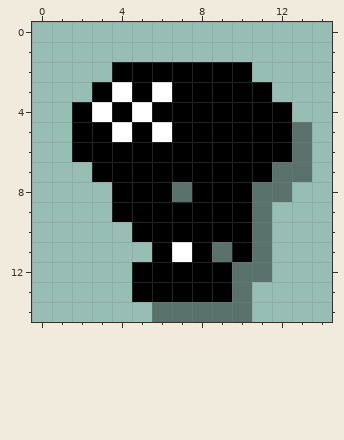
Pixel-art sprite -- Assets/Menu/ButtonJungle.png. Above: the version before the commit.
The file is 30x30 pixels, drawn in blocks of 2x2; one block is one cell here.
And afterwards:
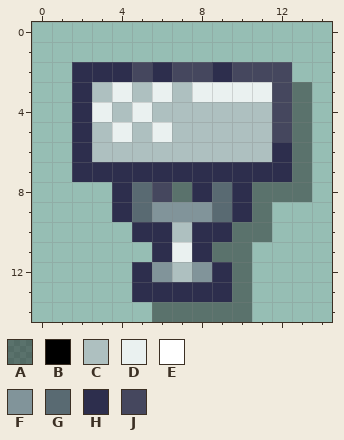
Palette (. is transparent): A #00000066  B #000000  C #aec0c0  D #eaf1f0  E #ffffff  F #81949a  G #596a72  H #2d2e4d  J #45475e
Difference:
Changed rows in their new state; - is an unchanged pixel.
first column x 2:
 2 HHHJHJJHJJJ-
 3 HCDCDCDDDDJA
 4 HDCDCCCCCCJA
 5 HCDCDCCCCCJ-
 6 HCCCCCCCCCH-
 7 HHHHHHHHHHH-
 8 --HGJ-HGH--A
 9 --HGFFFGH---
10 ---HHCHHA---
11 ----HDH-A.--
12 ---HFCFH-.--
13 ---HHHHH----
Boxes around the changes in both pictures, in picture pixels (x1, y1, x2, y2):
changed: (72, 62, 312, 302)
